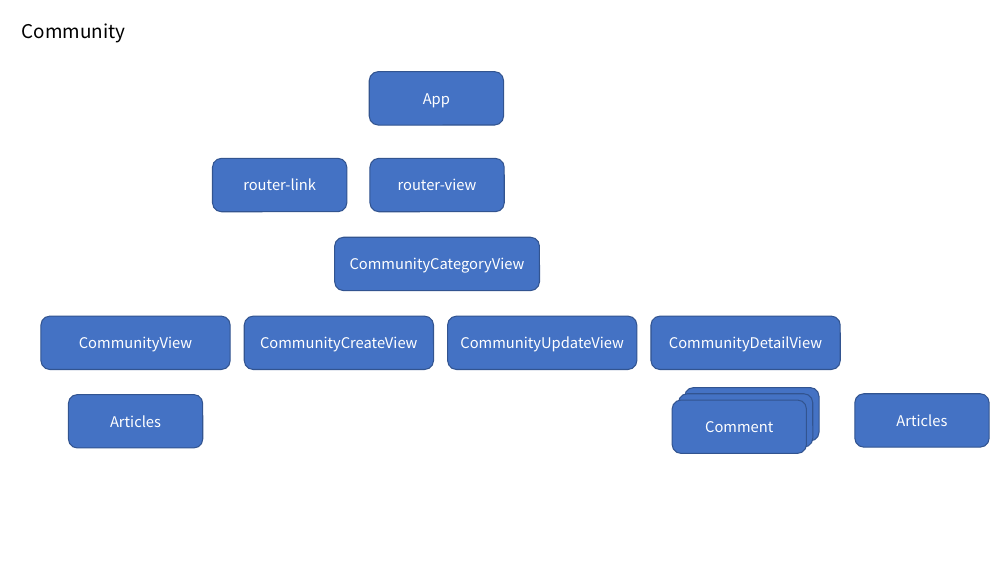
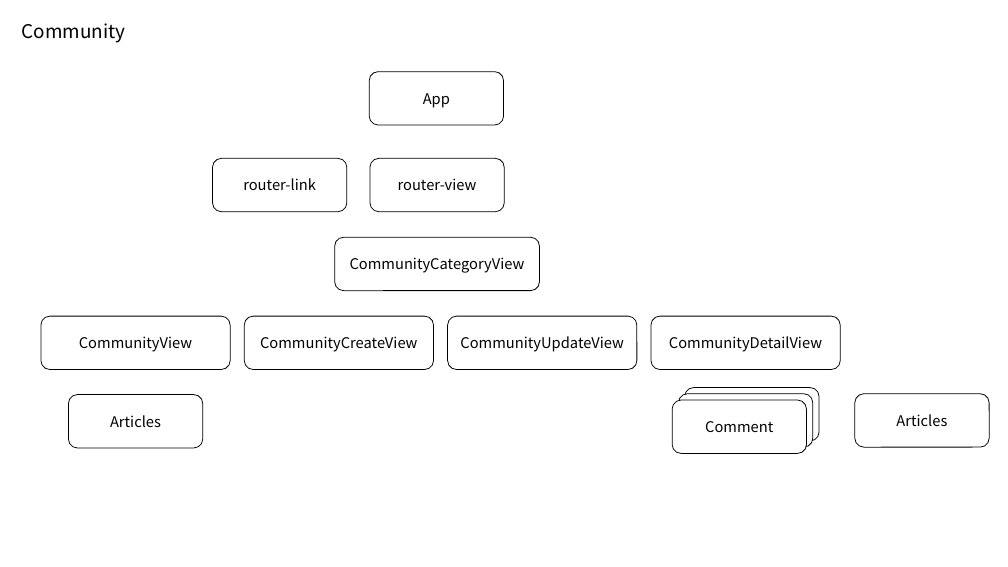
Before and after one commit to ssafyjiyong/movie-recommendation-web, a slide deck: slide 2 of reference/component-tree.pptx. Drawn at 1008x567 pixels with LibreOffice and Linux fonts; fonts in the diff are those of the drawing. Boxes give left, top, right and bottom in pixels: in the first picture for what was removed or moved away, otherwise in the second. Text is boxed around its words. In the diff, an @@ line names an element or a change of style, - is before the commit and + after.

```diff
--- a/reference/component-tree.pptx
+++ b/reference/component-tree.pptx
@@ rounded rectangle at [685,388,820,442]: fill #4472C4 to #FFFFFF; outline #325491 1 pt to #000000 0.75 pt @@
@@ rounded rectangle at [678,394,813,448]: fill #4472C4 to #FFFFFF; outline #325491 1 pt to #000000 0.75 pt @@
@@ text colour #FFFFFF to #000000; fill #4472C4 to #FFFFFF; outline #325491 1 pt to #000000 0.75 pt in 11 elements at [369,72,504,126], [370,158,504,212], [212,158,347,212], [651,316,840,370], [41,316,230,370], [244,316,433,370], [448,316,637,370], [335,237,540,291], [68,395,203,448], [672,400,807,454], [855,394,990,448] @@
```
Also in this commit, not shown: 2 other slides changed, 2 other files.
